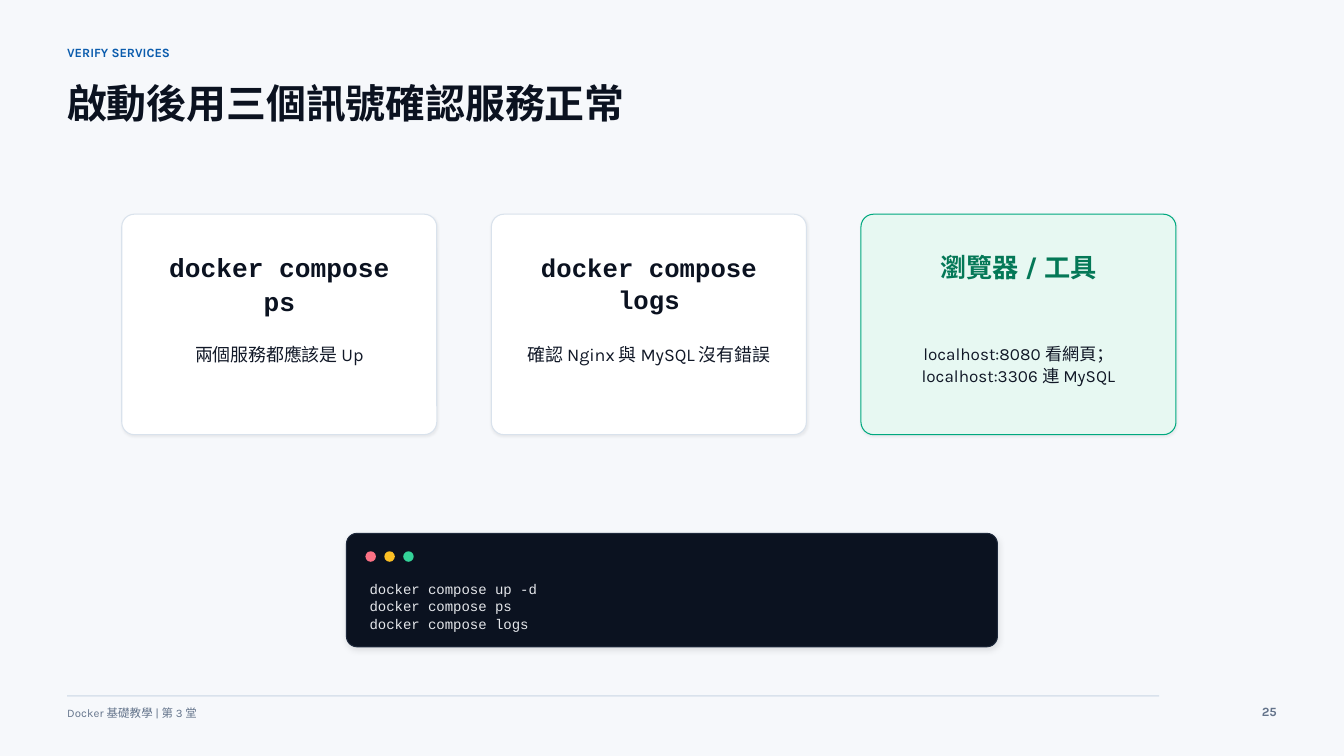
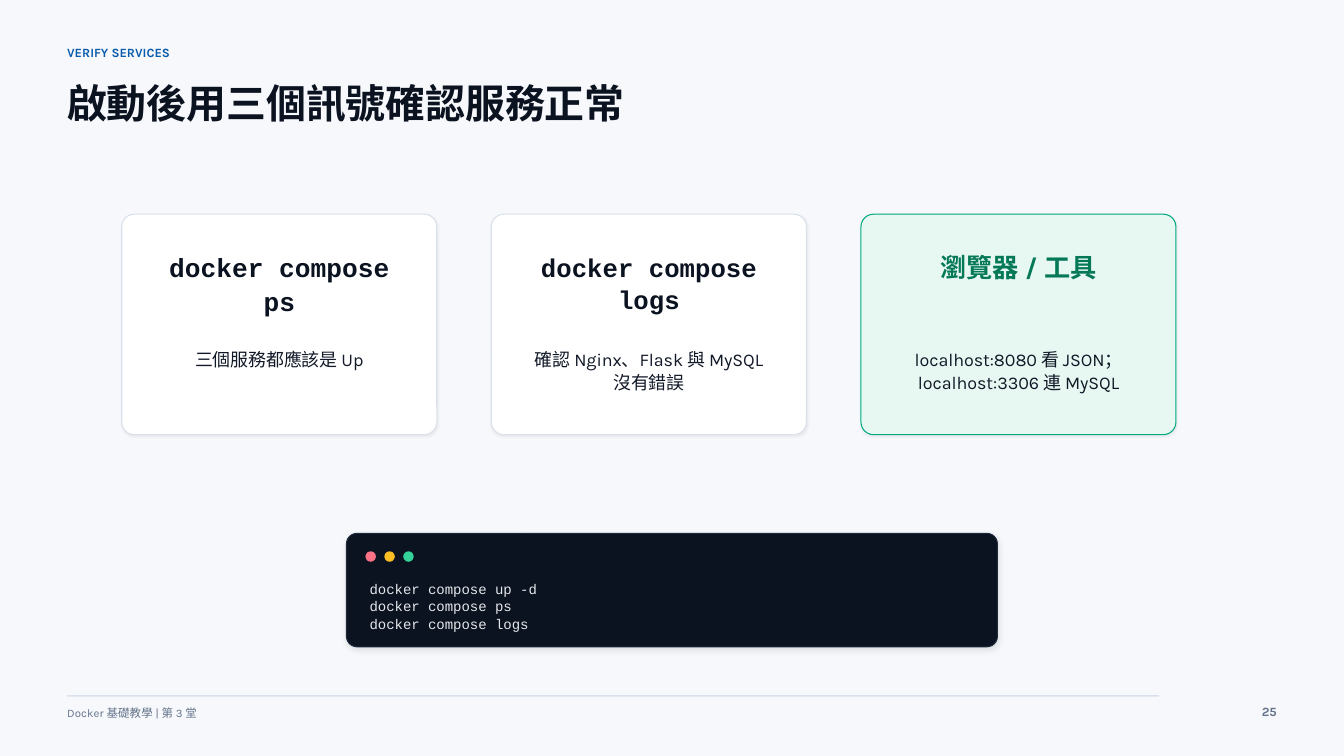
Before and after one commit to lalalalaluk/docker-practice, a slide deck: slide 33 of slides/docker-session3-mysql-compose.pptx. Drawn at 1344x756 pixels with LibreOffice and Linux fonts; fonts in the diff are those of the drawing. Boxes give left, top, right and bottom in pixels: in the first picture for what was removed or moved away, otherwise in the second. Text is boxed around its words. In the diff, an @@ line names an element or a change of style, - is before the commit and + after.

```diff
--- a/slides/docker-session3-mysql-compose.pptx
+++ b/slides/docker-session3-mysql-compose.pptx
@@ text at [195,350,363,371]: text changed @@
-兩個服務都應該是 Up
+三個服務都應該是 Up
@@ text at [535,351,763,391]: text changed @@
-確認 Nginx 與 MySQL 沒有錯誤
+確認 Nginx、Flask 與 MySQL 沒有錯誤
@@ text at [915,351,1123,394]: text changed; size 12.3 to 12.8 pt @@
-localhost:8080 看網頁；localhost:3306 連 MySQL
+localhost:8080 看 JSON；localhost:3306 連 MySQL
```
Also in this commit, not shown: 11 other slides changed, 4 other files.
